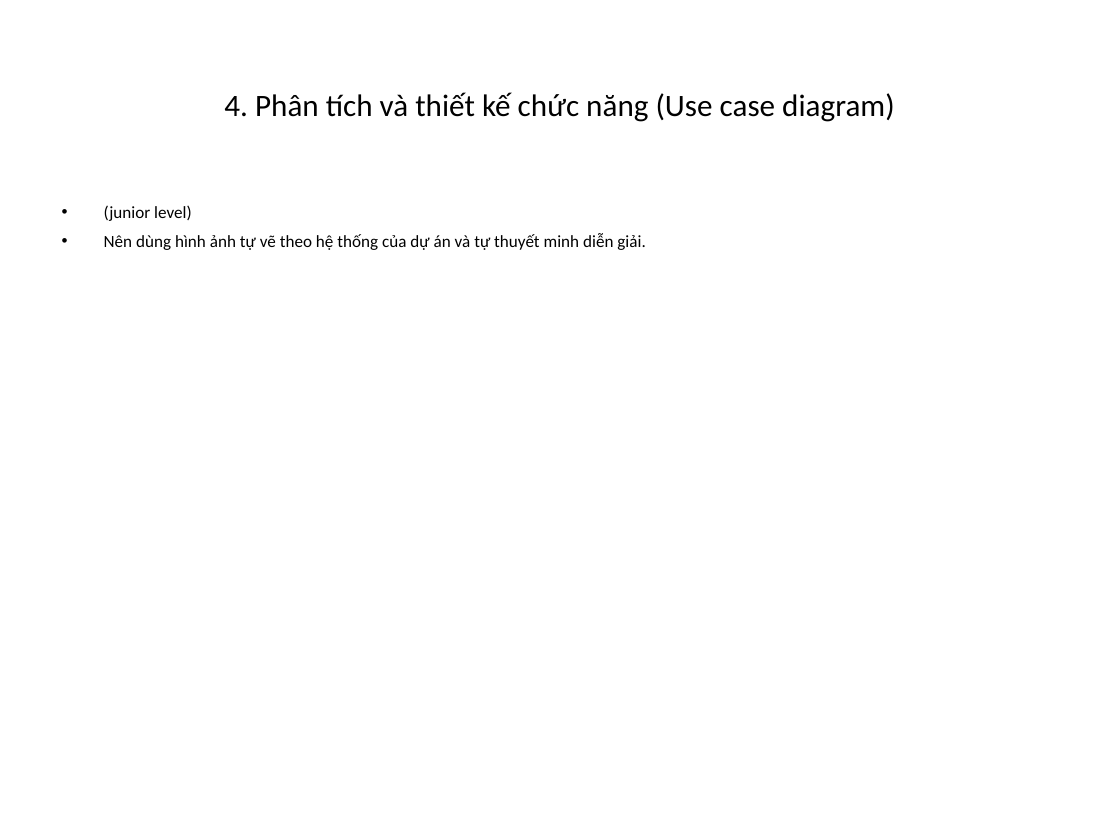
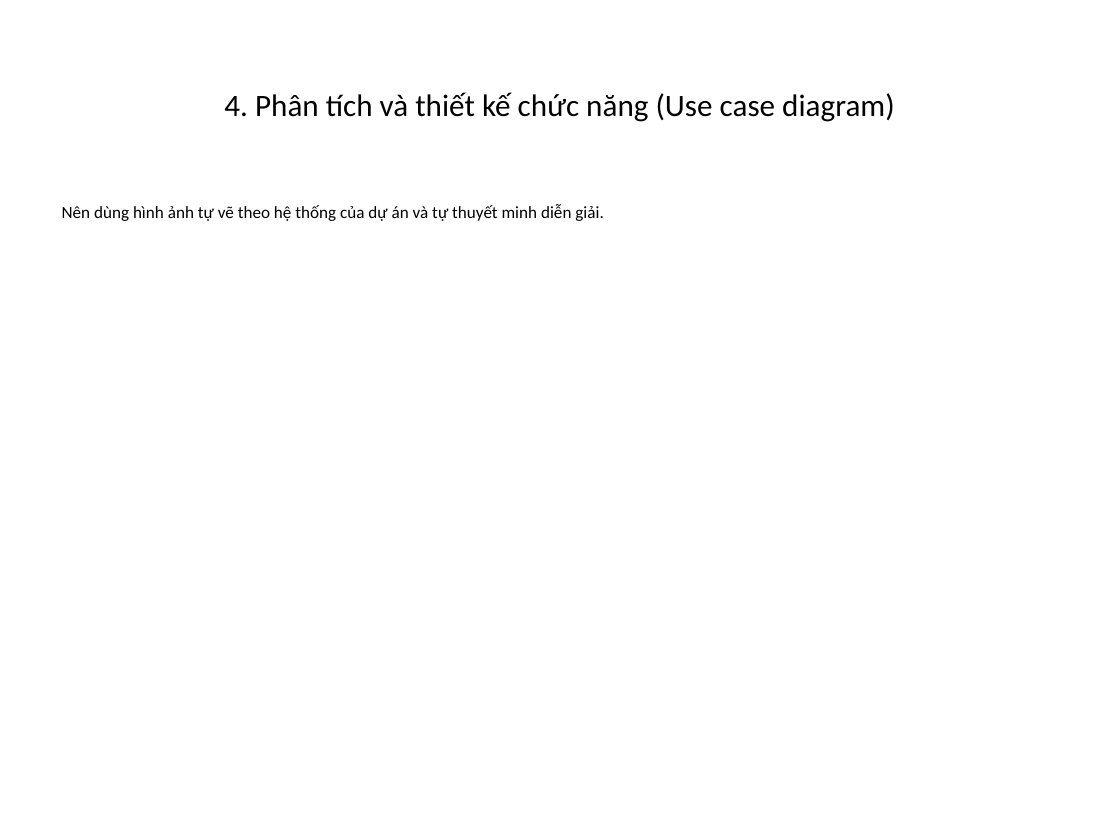
Before and after one commit to foxxiee04/Cab-Booking-System-Project, a slide deck: slide 12 of docs/Thesis-FoxGo-BaoCao.pptx (slide 11 before the commit). Drawn at 1120x840 pixels with LibreOffice and Linux fonts; fonts in the diff are those of the drawing. Boxes give left, top, right and bottom in pixels: in the first picture for what was removed or moved away, otherwise in the second. Text is boxed around its words. In the diff, an @@ line names an element or a change of style, - is before the commit and + after.

```diff
--- a/docs/Thesis-FoxGo-BaoCao.pptx
+++ b/docs/Thesis-FoxGo-BaoCao.pptx
@@ text "Nên dùng hình ảnh tự ..." at box(62, 204, 603, 221): bullet • to none @@
@@ text at box(104, 205, 192, 221): paragraph removed @@
-• (junior level)
```
Also in this commit, not shown: 13 other slides changed, 2 slides added, 2 slides removed, 7 other files.
